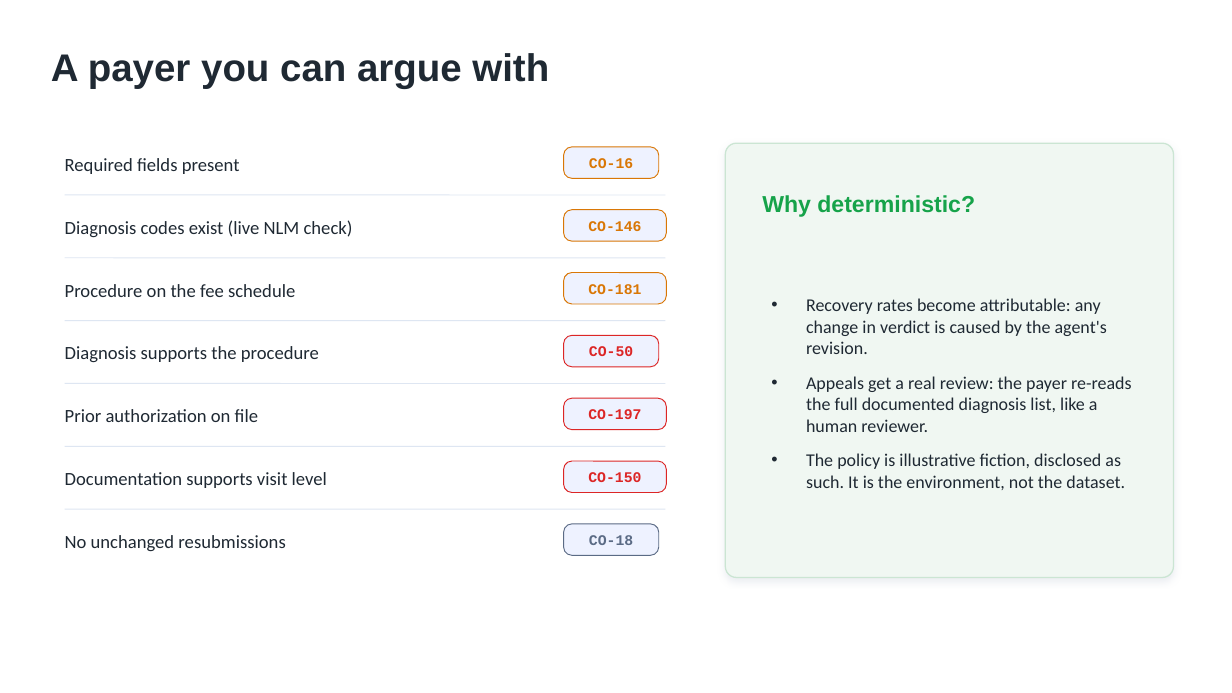
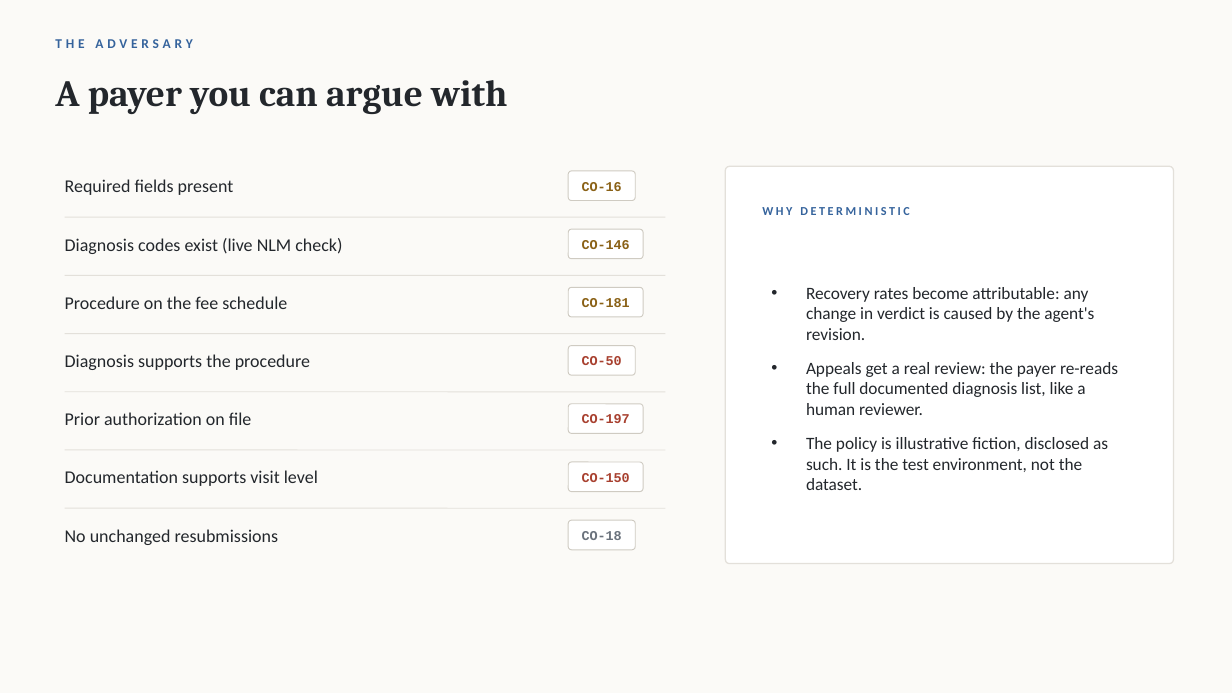
Before and after one commit to AbdullahAbdelKhalek/claimloop-healthcare-agent, a slide deck: slide 6 of slides/claimloop-slides.pptx. Drawn at 1232x693 pixels with LibreOffice and Linux fonts; fonts in the diff are those of the drawing. Boxes give left, top, right and bottom in pixels: in the first picture for what was removed or moved away, otherwise in the second. Text is boxed around its words. In the diff, an @@ line names an element or a change of style, - is before the commit and + after.

```diff
--- a/slides/claimloop-slides.pptx
+++ b/slides/claimloop-slides.pptx
@@ background #FFFFFF to #FBFAF7 @@
@@ text "A payer you can argue ...": place and size @@
-text "A payer you can argue ..." at <box>51,53,549,89</box>
+text "A payer you can argue ..." at <box>55,80,507,114</box>
@@ text "A payer you can argue ..." at <box>55,80,507,114</box>: size 30 to 29 pt, font Arial to Cambria, text colour #1F2933 to #23272C @@
@@ text added at <box>55,39,192,48</box>, 10.5 pt, text #35639C, bold @@
+THE ADVERSARY
@@ size 14.5 to 14 pt, text colour #1F2933 to #23272C in 7 elements at <box>65,470,318,486</box>, <box>65,412,252,425</box>, <box>65,529,279,545</box>, <box>65,354,310,370</box>, <box>65,296,287,309</box>, <box>65,238,342,254</box>, <box>65,179,234,195</box> @@
@@ text "Required fields present": place and size @@
-text "Required fields present" at <box>65,158,240,174</box>
+text "Required fields present" at <box>65,179,234,195</box>
@@ size 11.5 to 10.5 pt, text colour #D97706 to #8A6116; fill #EEF2FF to #FFFFFF; outline #D97706 0.75 pt to #CFCBC2 0.75 pt; proportions changed in 3 elements at <box>568,287,643,317</box>, <box>568,229,643,259</box>, <box>568,171,635,201</box> @@
@@ rounded rectangle "CO-16": place and size @@
-rounded rectangle "CO-16" at <box>564,147,659,178</box>
+rounded rectangle "CO-16" at <box>568,171,635,201</box>
@@ rounded rectangle: place and size @@
-rounded rectangle at <box>726,143,1174,578</box>
+rounded rectangle at <box>726,166,1174,564</box>
@@ rounded rectangle at <box>726,166,1174,564</box>: fill #F0F7F2 to #FFFFFF; outline #CBE5D3 1 pt to #E3E0DA 1 pt; shadow off; proportions changed @@
@@ text at <box>762,207,910,215</box>: text changed; size 18 to 9.5 pt; font Arial to Calibri; text colour #16A34A to #35639C @@
-Why deterministic?
+WHY DETERMINISTIC
@@ text "Diagnosis codes exist (live NLM ...": place and size @@
-text "Diagnosis codes exist (live NLM ..." at <box>65,220,353,237</box>
+text "Diagnosis codes exist (live NLM ..." at <box>65,238,342,254</box>
@@ line moved from (65, 195) - (665, 195) to (65, 217) - (665, 217) @@
@@ line (65, 217) - (665, 217): stroke #DEE6F2 0.75 pt to #E3E0DA 0.75 pt @@
@@ rounded rectangle "CO-146": place and size @@
-rounded rectangle "CO-146" at <box>564,210,666,241</box>
+rounded rectangle "CO-146" at <box>568,229,643,259</box>
@@ 2 lines, 1 text: place and size @@
-2 lines, 1 text at <box>65,258,665,321</box>
+2 lines, 1 text at <box>65,275,665,334</box>
@@ line (65, 275) - (665, 275): stroke #DEE6F2 0.75 pt to #E3E0DA 0.75 pt @@
@@ rounded rectangle "CO-181": place and size @@
-rounded rectangle "CO-181" at <box>564,273,666,304</box>
+rounded rectangle "CO-181" at <box>568,287,643,317</box>
@@ text at <box>806,287,1118,415</box>: size 14 to 13.5 pt, text colour #1F2933 to #23272C in "Recovery rates become attributable: any change in ...", "Appeals get a real review: the payer ..." @@
@@ text "Diagnosis supports the procedure": place and size @@
-text "Diagnosis supports the procedure" at <box>65,346,319,362</box>
+text "Diagnosis supports the procedure" at <box>65,354,310,370</box>
@@ line (65, 334) - (665, 334): stroke #DEE6F2 0.75 pt to #E3E0DA 0.75 pt @@
@@ size 11.5 to 10.5 pt, text colour #DC2626 to #A8402F; fill #EEF2FF to #FFFFFF; outline #DC2626 0.75 pt to #CFCBC2 0.75 pt; proportions changed in 3 elements at <box>568,462,643,492</box>, <box>568,404,643,433</box>, <box>568,346,635,375</box> @@
@@ rounded rectangle "CO-50": place and size @@
-rounded rectangle "CO-50" at <box>564,335,659,367</box>
+rounded rectangle "CO-50" at <box>568,346,635,375</box>
@@ line moved from (65, 384) - (665, 384) to (65, 392) - (665, 392) @@
@@ line (65, 392) - (665, 392): stroke #DEE6F2 0.75 pt to #E3E0DA 0.75 pt @@
@@ rounded rectangle "CO-197": place and size @@
-rounded rectangle "CO-197" at <box>564,398,666,430</box>
+rounded rectangle "CO-197" at <box>568,404,643,433</box>
@@ text at <box>806,437,1108,490</box>: text changed; size 14 to 13.5 pt; text colour #1F2933 to #23272C @@
-• The policy is illustrative fiction, disclosed as such. It is the environment, not the dataset.
+• The policy is illustrative fiction, disclosed as such. It is the test environment, not the dataset.
@@ line moved from (65, 446) - (665, 446) to (65, 450) - (665, 450) @@
@@ line (65, 450) - (665, 450): stroke #DEE6F2 0.75 pt to #E3E0DA 0.75 pt @@
@@ rounded rectangle "CO-150": place and size @@
-rounded rectangle "CO-150" at <box>564,461,666,493</box>
+rounded rectangle "CO-150" at <box>568,462,643,492</box>
@@ line (65, 508) - (665, 508): stroke #DEE6F2 0.75 pt to #E3E0DA 0.75 pt @@
@@ rounded rectangle "CO-18": place and size @@
-rounded rectangle "CO-18" at <box>564,524,659,555</box>
+rounded rectangle "CO-18" at <box>568,520,635,550</box>
@@ rounded rectangle "CO-18" at <box>568,520,635,550</box>: size 11.5 to 10.5 pt, text colour #5B6B85 to #6A727C; fill #EEF2FF to #FFFFFF; outline #5B6B85 0.75 pt to #CFCBC2 0.75 pt; proportions changed @@
```
Also in this commit, not shown: 10 other slides changed, 1 slide added, 1 slide removed, 9 other files.
